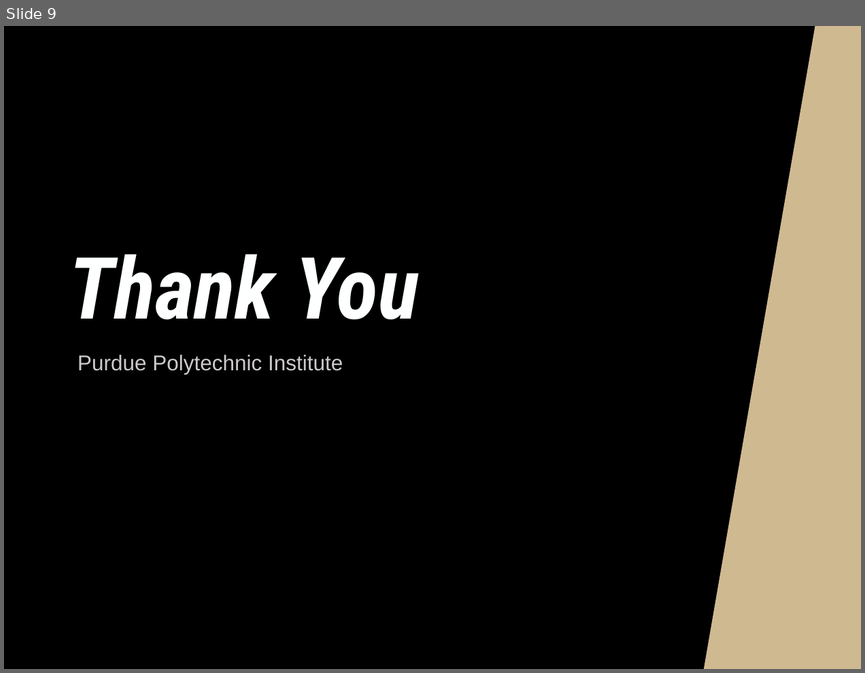
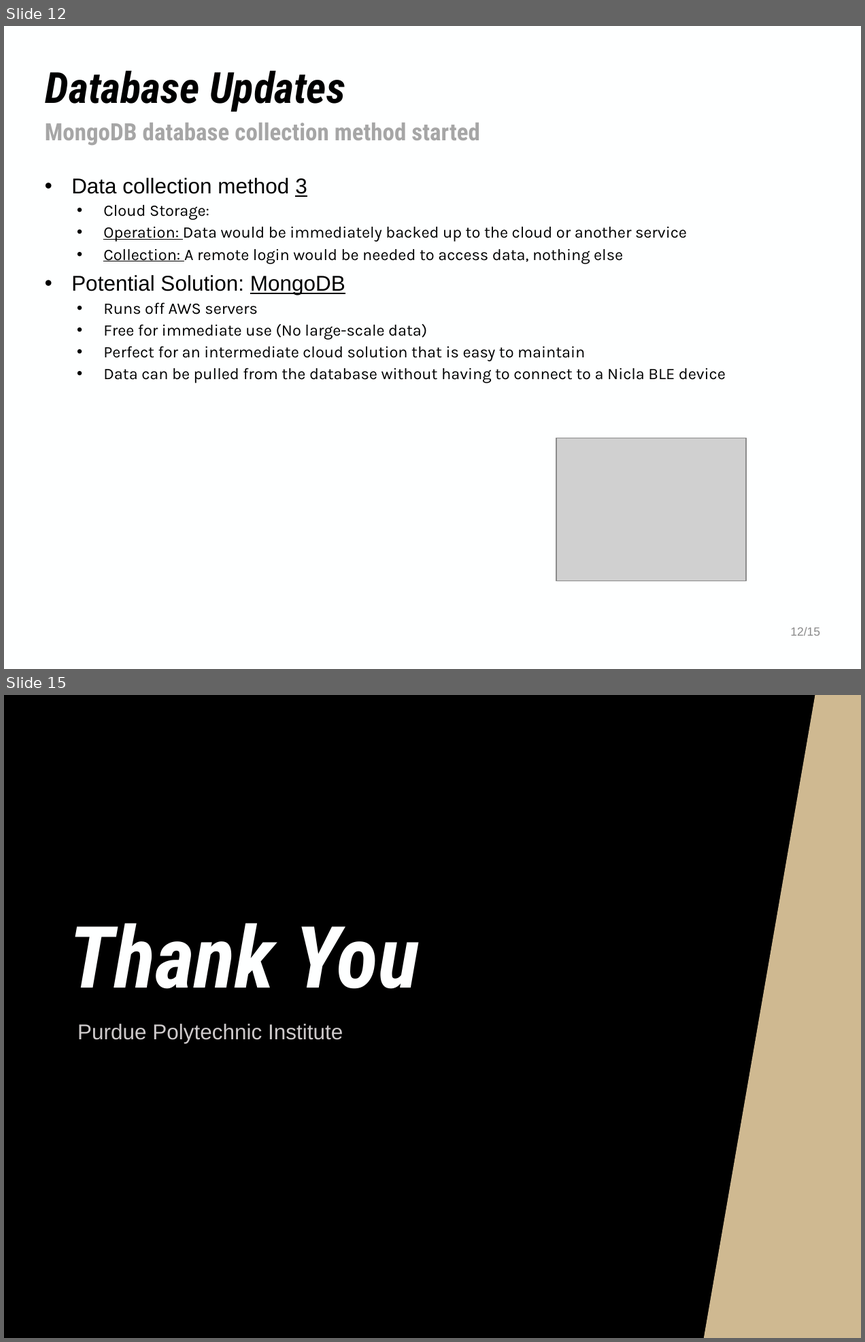
Before and after one commit to NHuang58/Biomedical_Device_PCB, a slide deck: Documentation/Slides/Week_32.pptx. Shown one above the other, each under a label of ours: slide 9 before the commit, slides 12 and 15 after it; the slides between them are not shown. The pictures are 865x673 and 865x1342 pixels, drawn with LibreOffice and Linux fonts; fonts in the diff are those of the drawing; grey boxes stand for pictures; background and template pictures are left out. Boxes give left, top, right and bottom in pixels: in the first picture for what was removed or moved away, otherwise in the second. Text is boxed around its words. In the diff, an @@ line names an element or a change of style, - is before the commit and + after.

```diff
--- a/Documentation/Slides/Week_32.pptx
+++ b/Documentation/Slides/Week_32.pptx
@@ slide 12 added at (4,26,861,669), background #FEFFFF @@
@@ title added at (45,70,345,112), 36 pt, text #000000, bold, italic @@
+Database Updates
@@ text added at (45,123,479,145), 20 pt, text #A6A6A6, bold @@
+MongoDB database collection method started
@@ text added at (71,178,725,383), 13.5 pt, text #000000 @@
+• Data collection method 3
+  • Cloud Storage:
+  • Operation: Data would be immediately backed up to the cloud or another service
+  • Collection: A remote login would be needed to access data, nothing else
+• Potential Solution: MongoDB
+  • Runs off AWS servers
+  • Free for immediate use (No large-scale data)
+  • Perfect for an intermediate cloud solution that is easy to maintain
+  • Data can be pulled from the database without having to connect to a Nicla BLE device
@@ picture added at (555,438,746,581) @@
@@ text added at (790,626,820,635), 10 pt, text #8C8C8C @@
+12/15
@@ what was slide 9 is now slide 15 @@
```
Also in this commit, not shown: 3 slides changed, 10 other slides added, 5 slides removed, 16 other files.
